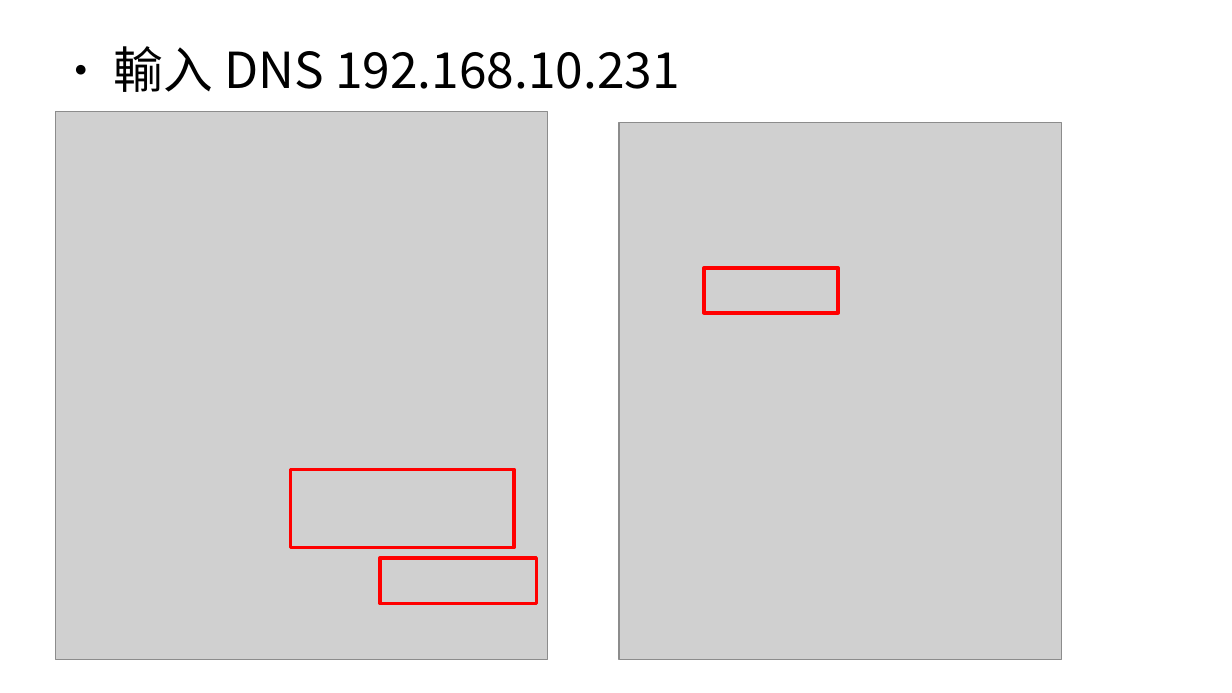
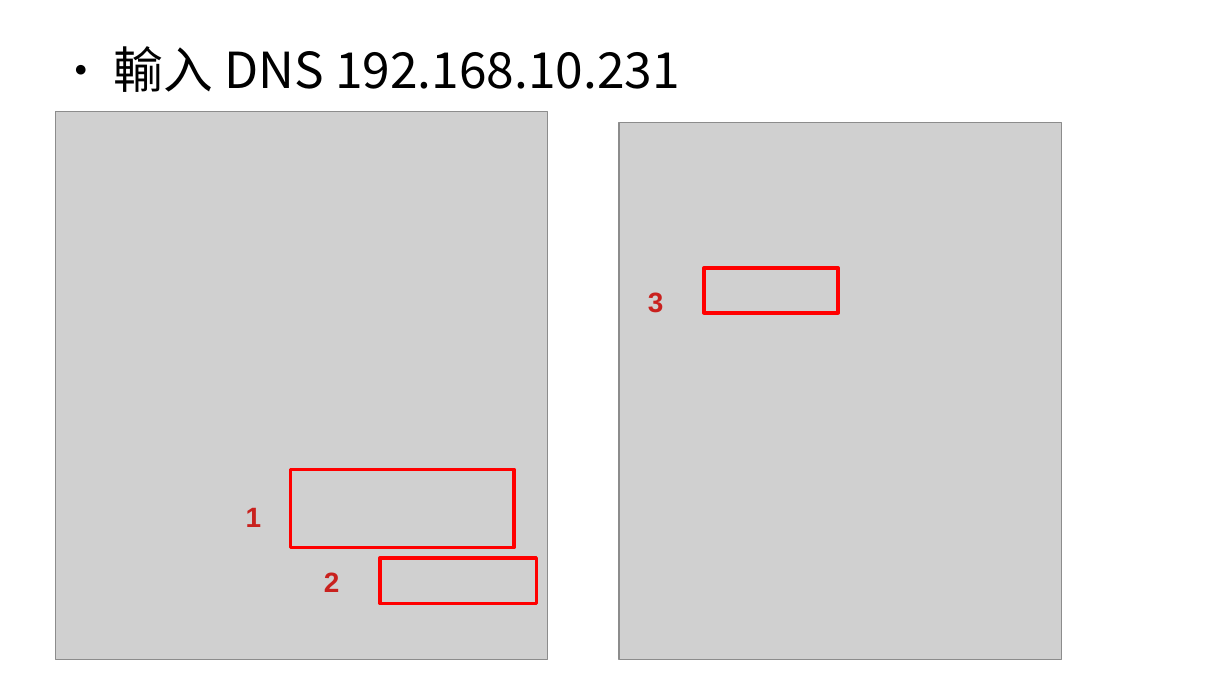
Before and after one commit to sealbook/125, a slide deck: slide 4 of DNS & domain.odp. Drawn at 1232x693 pixels with LibreOffice and Linux fonts; fonts in the diff are those of the drawing; grey boxes stand for pictures. Boxes give left, top, right and bottom in pixels: in the first picture for what was removed or moved away, otherwise in the second. Text is boxed around its words. In the diff, an @@ line names an element or a change of style, - is before the commit and + after.

```diff
--- a/DNS & domain.odp
+++ b/DNS & domain.odp
@@ text added at bbox=[648, 292, 664, 313], 18 pt, text #C9211E, bold @@
+3
@@ text added at bbox=[246, 508, 262, 527], 18 pt, text #C9211E, bold @@
+1
@@ text added at bbox=[324, 572, 340, 592], 18 pt, text #C9211E, bold @@
+2
```
Also in this commit, not shown: 9 other slides changed, 13 slides added, 2 other files.
